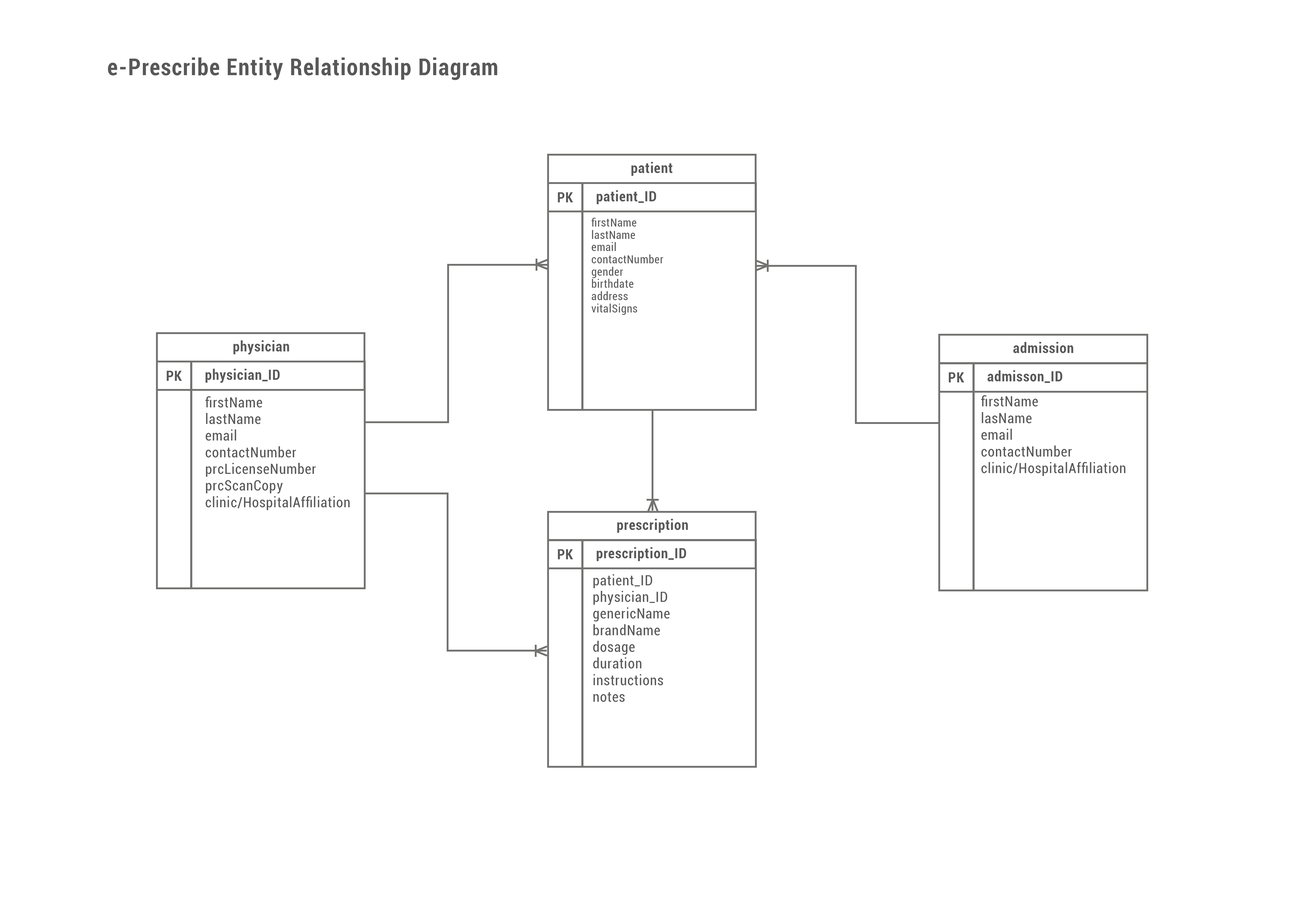
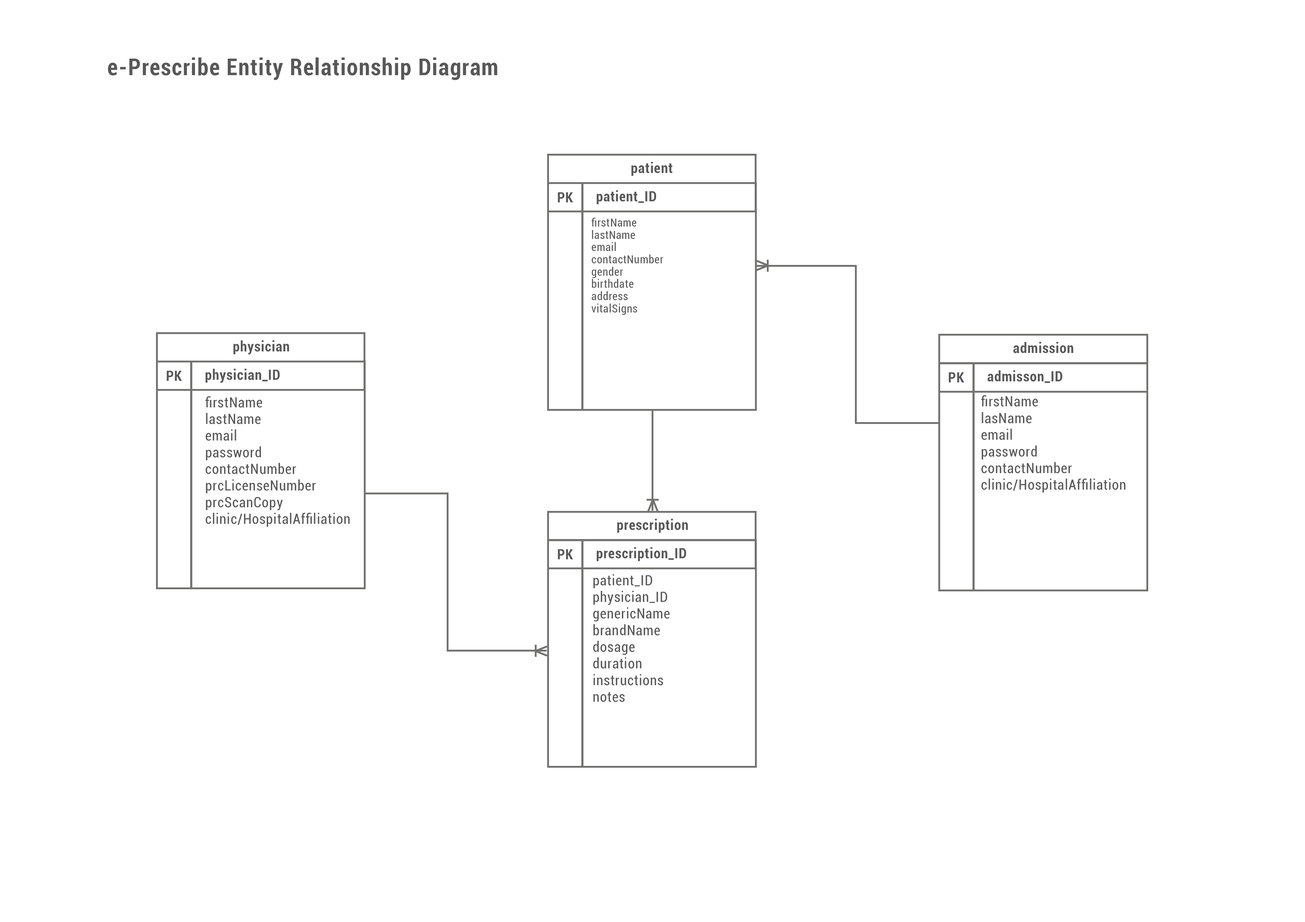
Revision of a layered (1305, 922) image; what changed, layer by layer:
removed layer "Shape 1 copy 4" from group "infos" over 535, 258, 538, 271
removed layer "Shape 1 copy 5" from group "infos" over 535, 263, 547, 271
removed layer "Shape 1 copy 3" from group "infos" over 535, 259, 547, 266
removed layer "Shape 1 copy 2" from group "infos" over 447, 264, 547, 266
removed layer "Shape 1 copy" from group "infos" over 447, 264, 449, 424
removed layer "Shape 1" from group "infos" over 365, 421, 449, 424
renamed "firstName lasName email contactNumber clinic/HospitalAffiliatio" to "firstName lasName email password contactNumber clinic/HospitalA", painted on it over 980, 445, 1126, 493
renamed "firstName lastName email contactNumber prcLicenseNumber prcScan" to "firstName lastName email password contactNumber prcLicenseNumbe", painted on it over 205, 446, 350, 527
